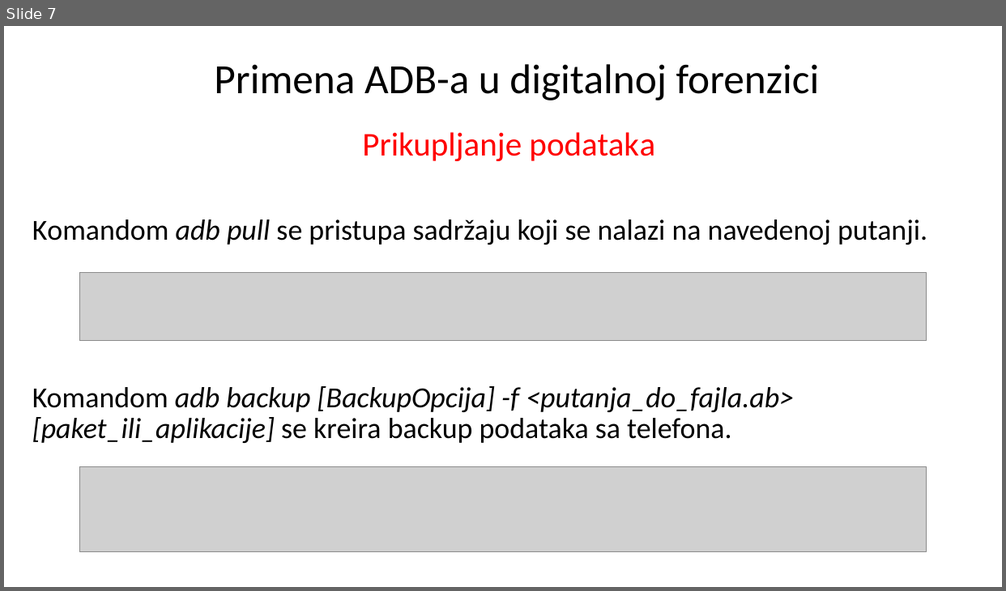
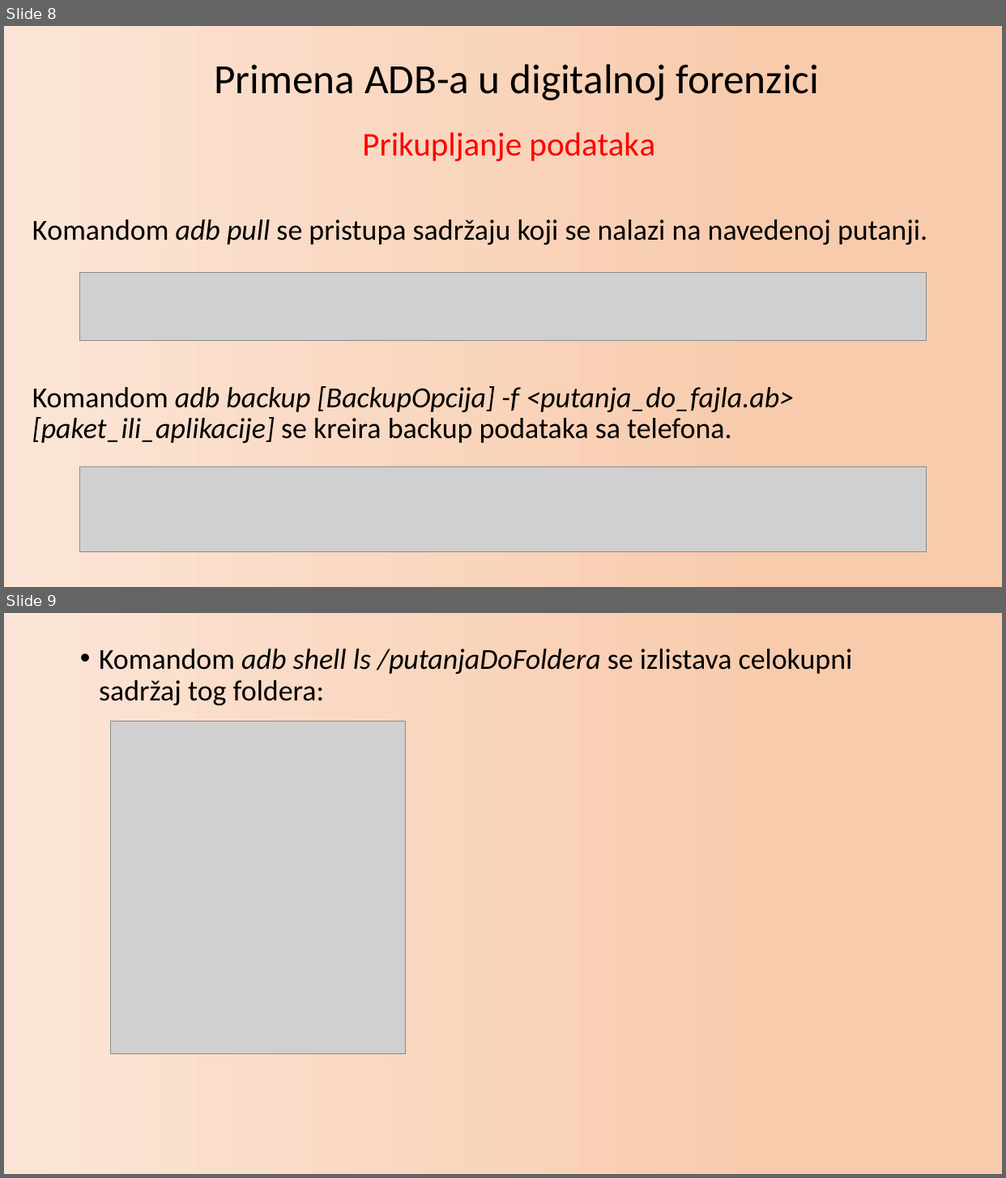
Before and after one commit to zvasiccc/DigitalnaForenzika, a slide deck: Primena ADB alata u analizi Android uređaja.pptx. Shown one above the other, each under a label of ours: slide 7 before the commit, slides 8 and 9 after it. The pictures are 1006x591 and 1006x1178 pixels, drawn with LibreOffice and Linux fonts; fonts in the diff are those of the drawing; grey boxes stand for pictures. Boxes give left, top, right and bottom in pixels: in the first picture for what was removed or moved away, otherwise in the second. Text is boxed around its words. In the diff, an @@ line names an element or a change of style, - is before the commit and + after.

```diff
--- a/Primena ADB alata u analizi Android uređaja.pptx
+++ b/Primena ADB alata u analizi Android uređaja.pptx
@@ slide 9 added at <box>4,613,1002,1174</box>, background gradient #FBE5D6 to #F8CBAD @@
@@ text added at <box>99,649,853,705</box>, 28 pt, text #000000 @@
+• Komandom adb shell ls /putanjaDoFoldera se izlistava celokupni sadržaj tog foldera:
@@ picture added at <box>110,721,406,1054</box> @@
@@ what was slide 7 is now slide 8 @@
@@ slide 8 changed as well @@
@@ background #FFFFFF to gradient #FBE5D6 to #F8CBAD @@
```
Also in this commit, not shown: 13 other slides changed, 1 other slide added, 2 other files.
